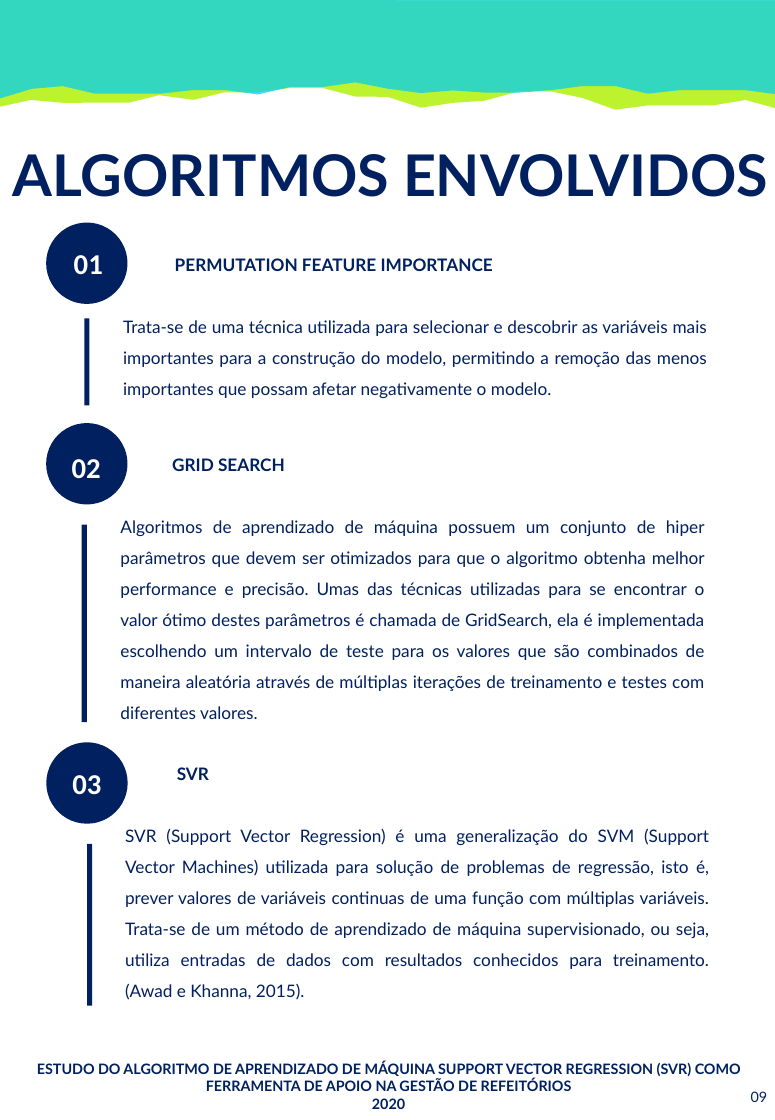
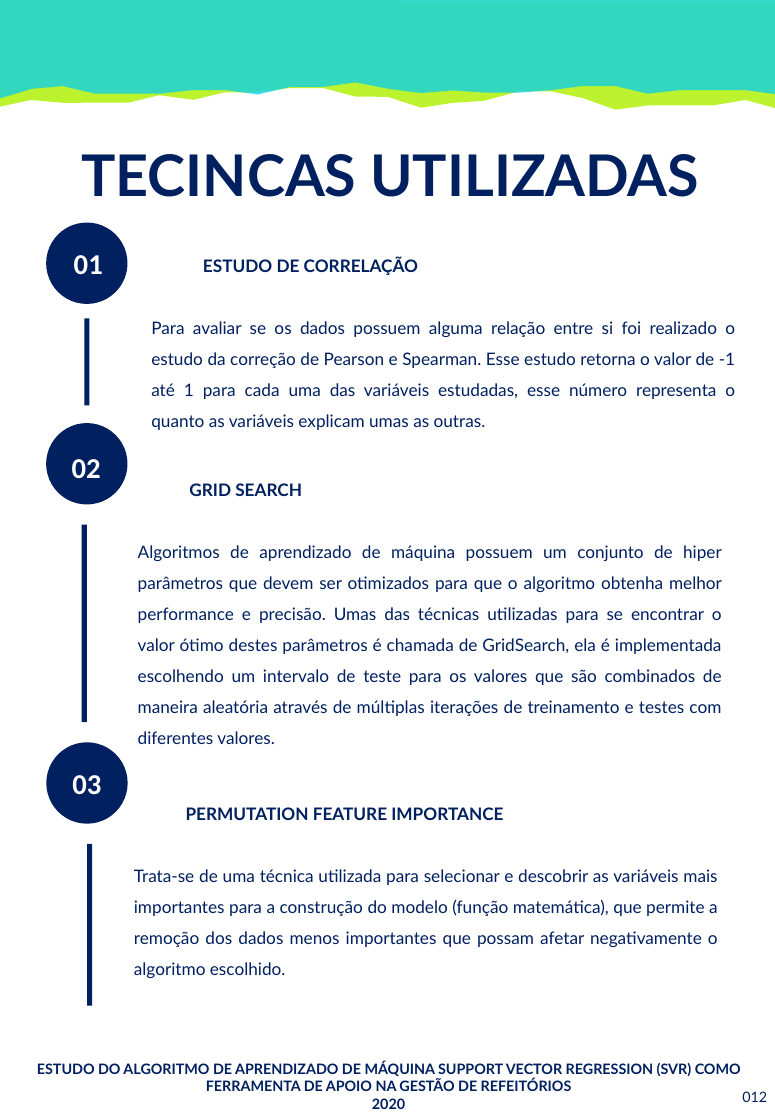
Before and after one commit to SrMartis/TCC1, a slide deck: slide 12 of Relatório Técnico - Revisão.pptx (slide 9 before the commit). Drawn at 775x1120 pixels with LibreOffice and Linux fonts; fonts in the diff are those of the drawing. Boxes give left, top, right and bottom in pixels: in the first picture for what was removed or moved away, otherwise in the second. Text is boxed around its words. In the diff, an @@ line names an element or a change of style, - is before the commit and + after.

```diff
--- a/Relatório Técnico - Revisão.pptx
+++ b/Relatório Técnico - Revisão.pptx
@@ text at bbox=[82, 154, 699, 197]: text changed @@
-ALGORITMOS ENVOLVIDOS
+TECINCAS UTILIZADAS
@@ text added at bbox=[151, 258, 735, 430], 12 pt, text #002060 @@
+ESTUDO DE CORRELAÇÃO
+Para avaliar se os dados possuem alguma relação entre si foi realizado o estudo da correção de Pearson e Spearman. Esse estudo retorna o valor de -1 até 1 para cada uma das variáveis estudadas, esse número representa o quanto as variáveis explicam umas as outras.
@@ text "GRID SEARCH": place and size @@
-text "GRID SEARCH" at bbox=[120, 458, 705, 719]
+text "GRID SEARCH" at bbox=[138, 483, 722, 744]
@@ text removed at bbox=[125, 767, 709, 1000] @@
-SVR
-SVR (Support Vector Regression) é uma generalização do SVM (Support Vector Machines) utilizada para solução de problemas de regressão, isto é, prever valores de variáveis continuas de uma função com múltiplas variáveis. Trata-se de um método de aprendizado de máquina supervisionado, ou seja, utiliza entradas de dados com resultados conhecidos para treinamento. (Awad e Khanna, 2015).
@@ text "PERMUTATION FEATURE IMPORTANCE": place and size @@
-text "PERMUTATION FEATURE IMPORTANCE" at bbox=[123, 258, 707, 398]
+text "PERMUTATION FEATURE IMPORTANCE" at bbox=[134, 807, 718, 978]
@@ text at bbox=[134, 869, 718, 978]: text changed @@
-Trata-se de uma técnica utilizada para selecionar e descobrir as variáveis mais importantes para a construção do modelo, permitindo a remoção das menos importantes que possam afetar negativamente o modelo.
+Trata-se de uma técnica utilizada para selecionar e descobrir as variáveis mais importantes para a construção do modelo (função matemática), que permite a remoção dos dados menos importantes que possam afetar negativamente o algoritmo escolhido.
@@ page number at bbox=[742, 1091, 767, 1102]: text changed @@
-09
+012
```
Also in this commit, not shown: 7 other slides changed, 4 slides added.
